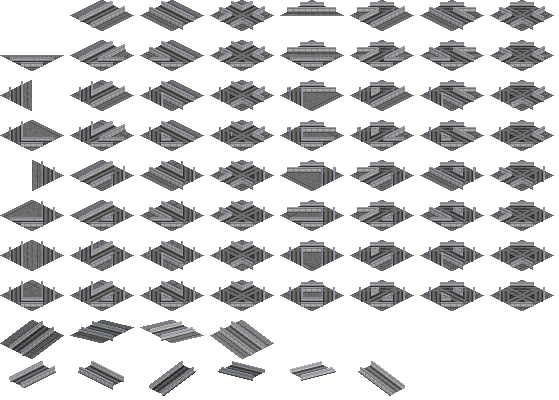
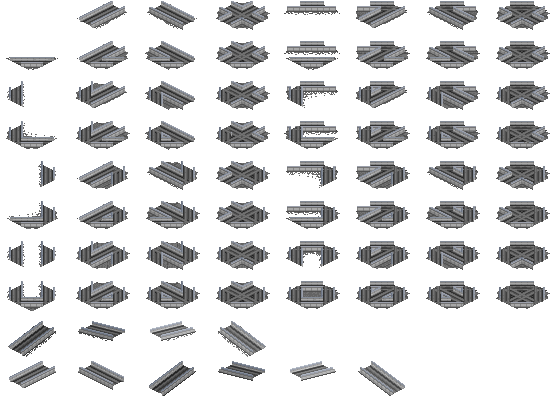
Layered file, before and after one edit (559x400). Changes by layer:
painted on "Fence Side" over bbox(98, 57, 102, 141)
painted on "Fenca back" over bbox(300, 1, 534, 293)
painted on "Fence Front" over bbox(98, 6, 478, 293)
painted on "Track" over bbox(290, 6, 543, 305)
painted on "Underlay" over bbox(288, 5, 547, 305)
painted on "slabs_jp", masked it over bbox(0, 0, 554, 359)
